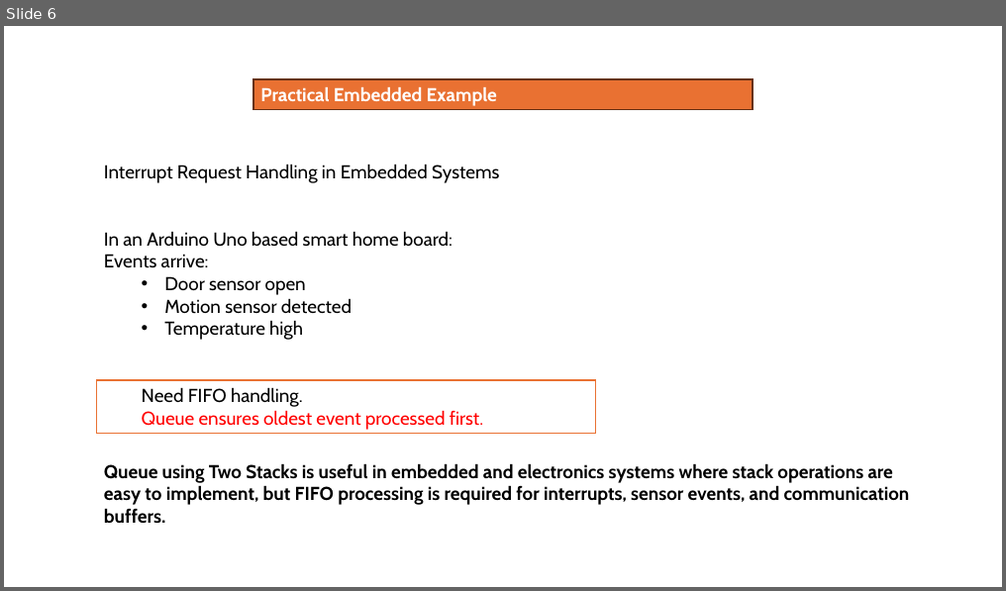
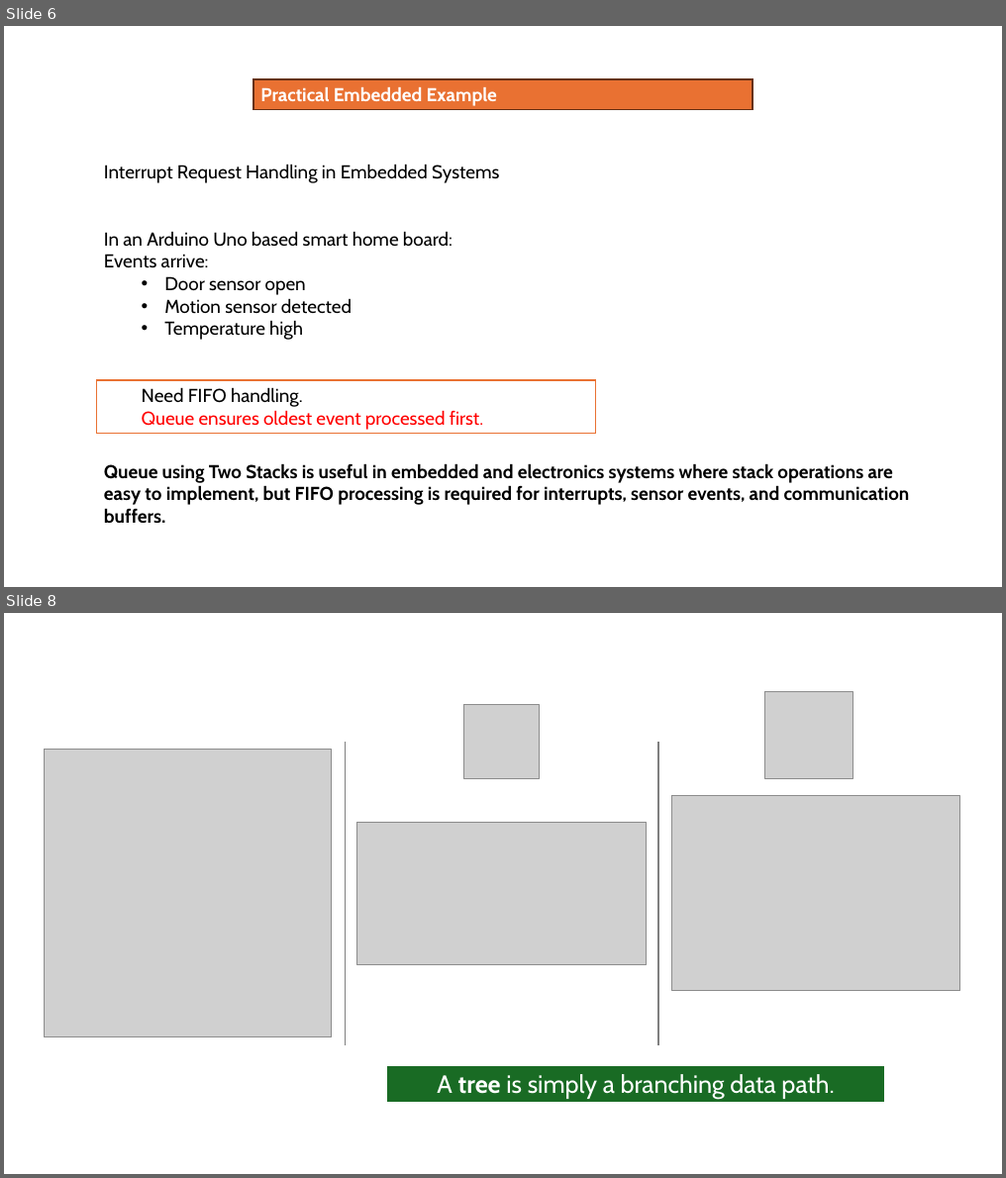
Before and after one commit to uttamds/Genesis, a slide deck: VMIT/PYTHON/Day 5 VMIT.pptx. Shown one above the other, each under a label of ours: slide 6 before the commit, slides 6 and 8 after it; the slides between them are not shown. The pictures are 1006x591 and 1006x1178 pixels, drawn with LibreOffice and Linux fonts; fonts in the diff are those of the drawing; grey boxes stand for pictures. Boxes give left, top, right and bottom in pixels: in the first picture for what was removed or moved away, otherwise in the second. Text is boxed around its words. In the diff, an @@ line names an element or a change of style, - is before the commit and + after.

```diff
--- a/VMIT/PYTHON/Day 5 VMIT.pptx
+++ b/VMIT/PYTHON/Day 5 VMIT.pptx
@@ slide 8 added at [4,613,1002,1174], background #FFFFFF @@
@@ picture added at [765,691,853,779] @@
@@ picture added at [464,704,540,779] @@
@@ picture added at [44,750,332,1038] @@
@@ line added from (346, 742) to (346, 1046), #7F7F7F 1.5 pt @@
@@ line added from (658, 742) to (658, 1046), #7F7F7F 1.5 pt @@
@@ picture added at [672,796,960,991] @@
@@ picture added at [356,822,647,964] @@
@@ rectangle added at [386,1065,886,1103], fill #196B24, outline #FFFFFF 2 pt, 24 pt, text #FFFFFF @@
+A tree is simply a branching data path.
```
Also in this commit, not shown: 16 other slides added, 1 slide removed.
